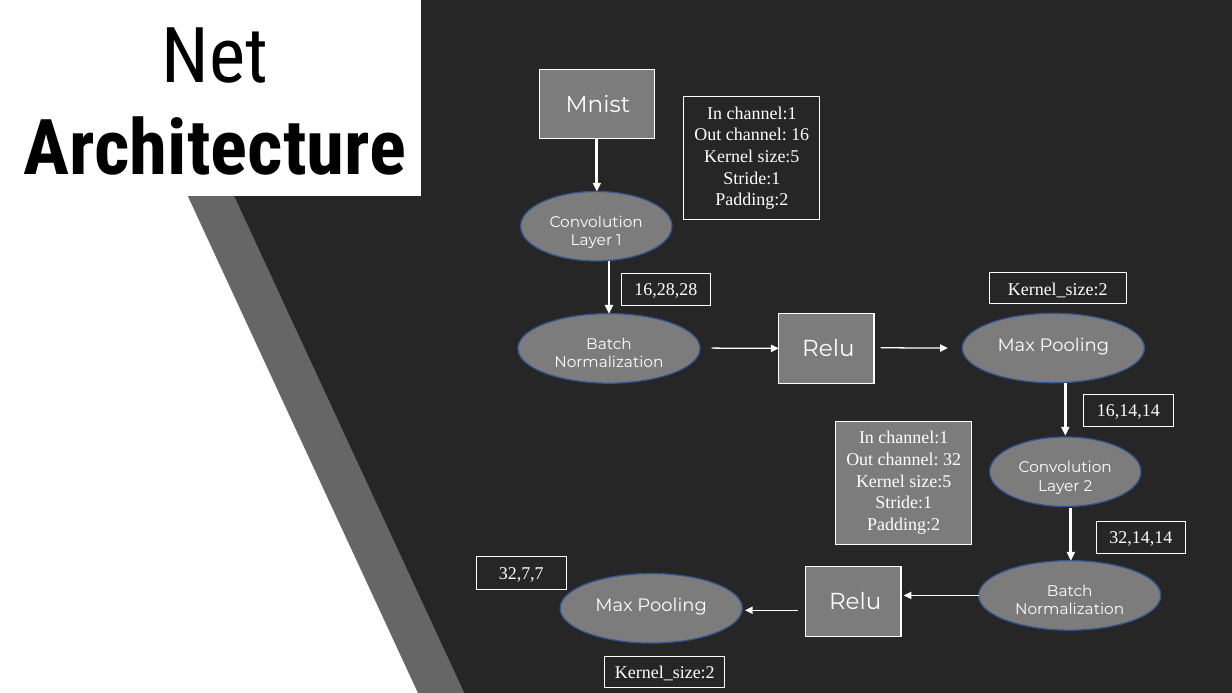
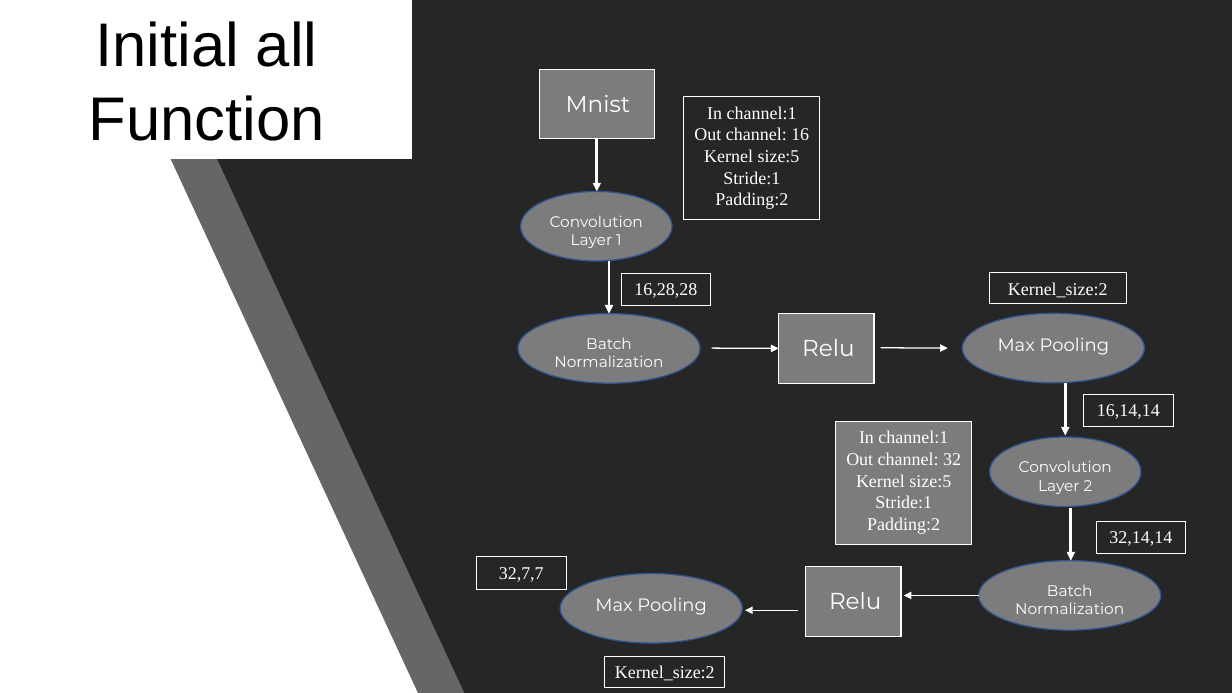
Before and after one commit to evazhang720/Final-Group-8, a slide deck: slide 7 of Final-Group-Presentation/ML2 - Final Project-Slice.pptx. Drawn at 1232x693 pixels with LibreOffice and Linux fonts; fonts in the diff are those of the drawing. Boxes give left, top, right and bottom in pixels: in the first picture for what was removed or moved away, otherwise in the second. Text is boxed around its words. In the diff, an @@ line names an element or a change of style, - is before the commit and + after.

```diff
--- a/Final-Group-Presentation/ML2 - Final Project-Slice.pptx
+++ b/Final-Group-Presentation/ML2 - Final Project-Slice.pptx
@@ rectangle "Initial all Function": place and size @@
-rectangle "Initial all Function" at [10,0,421,196]
+rectangle "Initial all Function" at [1,0,411,159]
@@ text in rectangle at [88,21,324,141]: text changed; size 60 to 48 pt; font Roboto Condensed to Arial; bold off @@
-Net Architecture
+Initial all Function
```
Also in this commit, not shown: 8 other slides changed, 5 slides added, 2 slides removed.
